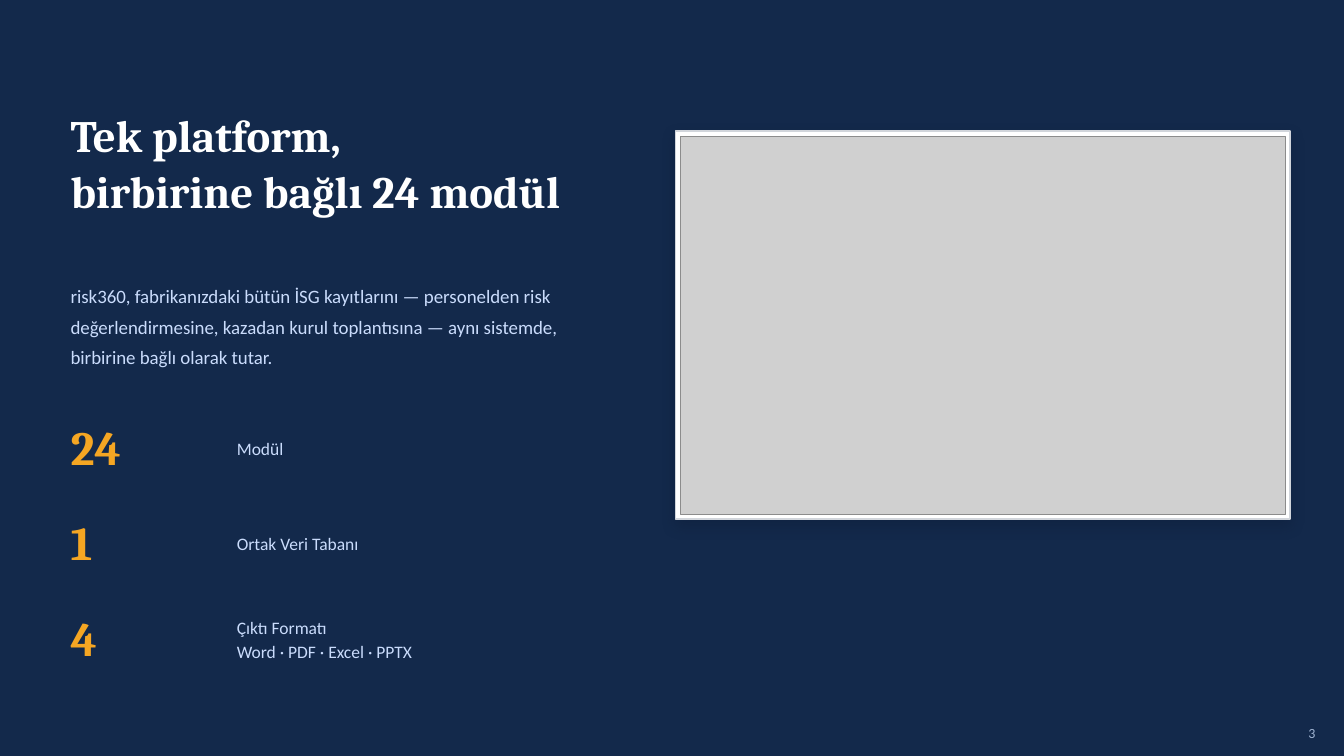
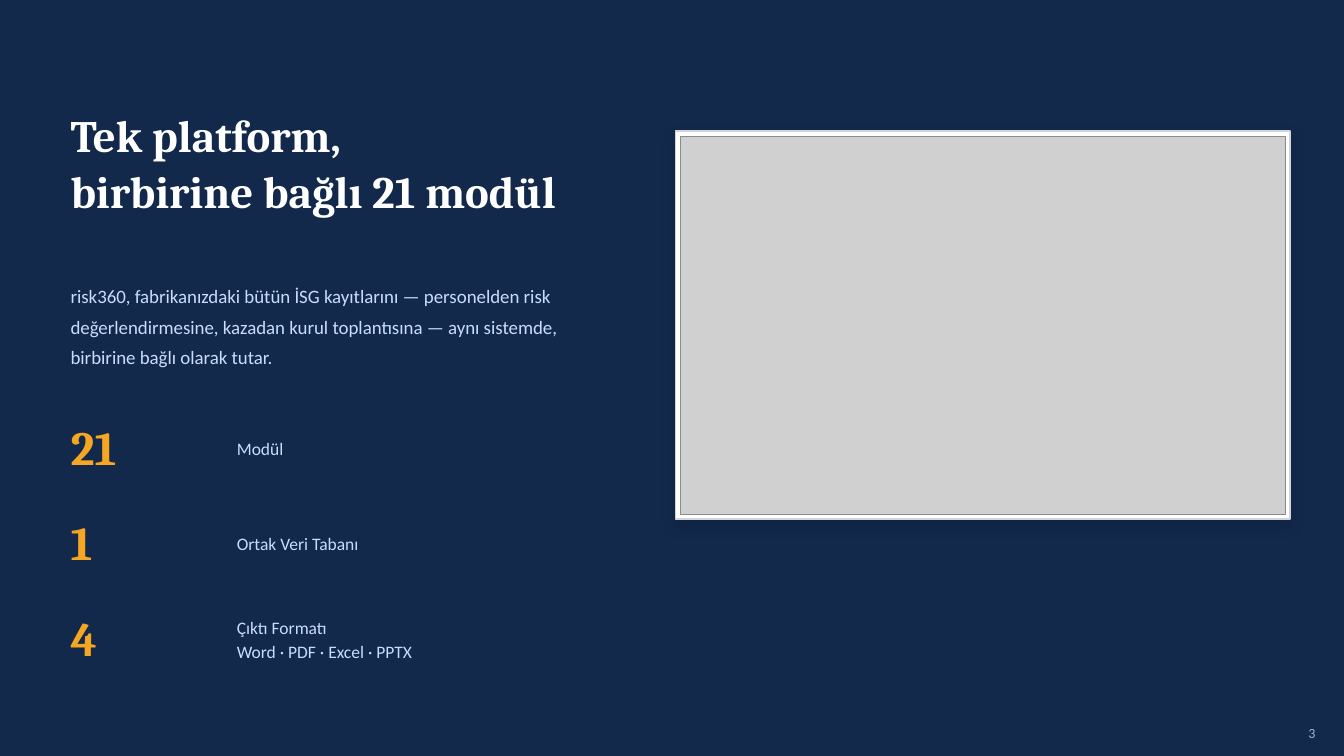
Before and after one commit to yasongun-png/risk360, a slide deck: slide 3 of tanitim/risk360-tanitim.pptx. Drawn at 1344x756 pixels with LibreOffice and Linux fonts; fonts in the diff are those of the drawing; grey boxes stand for pictures. Boxes give left, top, right and bottom in pixels: in the first picture for what was removed or moved away, otherwise in the second. Text is boxed around its words. In the diff, an @@ line names an element or a change of style, - is before the commit and + after.

```diff
--- a/tanitim/risk360-tanitim.pptx
+++ b/tanitim/risk360-tanitim.pptx
@@ text at box(71, 177, 555, 218): text changed @@
-birbirine bağlı 24 modül
+birbirine bağlı 21 modül
@@ text at box(71, 432, 117, 465): text changed @@
-24
+21
```
Also in this commit, not shown: 8 other slides changed, 1 other file.
